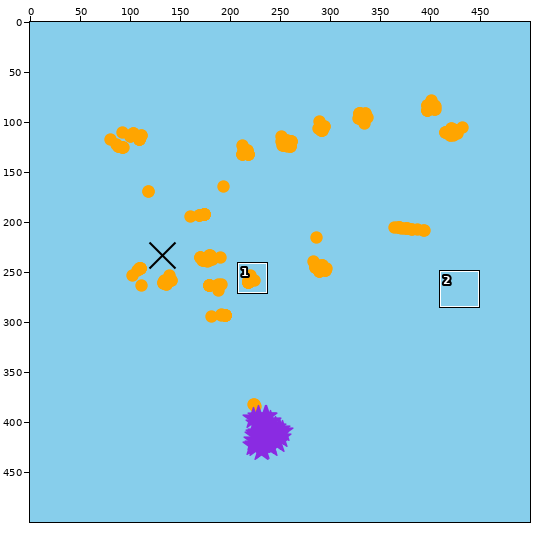
Sprite sheet: result_tsne.png. The first picture is a wide view before the edit; the outline marks the close-up.
Close-up. Before the edit:
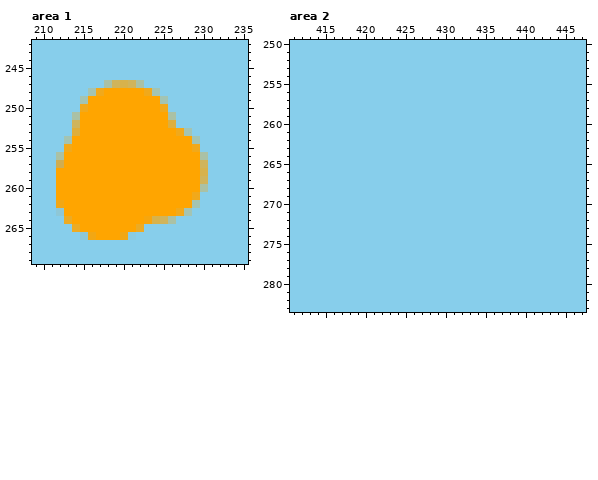
The file is 500x500 pixels. Colours within 5 levels of each other are drawn and written as one. Shown: area 1: x 209..235, y 242..269; area 2: x 411..447, y 250..283. The commit also changed other parts of the picture, which this record leaves out.
After:
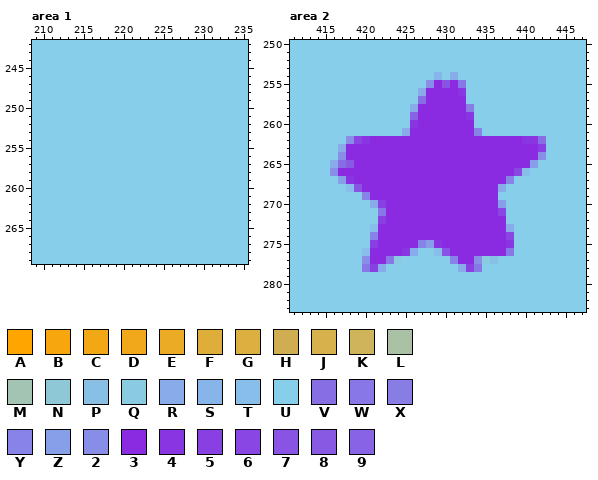
Palette (. is transparent): A #ffa500  B #f7a60d  C #f2a714  D #f1a91b  E #ecab24  F #dfae3a  G #ddaf40  H #d0ad51  J #d7b24c  K #d0b45b  L #aac1a5  M #a3c4b3  N #8ec7d6  P #87c0e4  Q #8acbe2  R #87ace9  S #87b5e9  T #87beea  U #87ceeb  V #886ee5  W #8877e6  X #877de5  Y #8883e6  Z #879ee8  2 #888de7  3 #8a2be2  4 #8935e2  5 #8940e3  6 #8946e3  7 #8954e4  8 #885ae4  9 #8863e4
The exact change:
Area 1:
y 247: x 218..222 LKJKL -> UUUUU
y 248: x 216..224 MDAAAAADM -> UUUUUUUUU
y 249: x 215..225 MAAAAAAAAAM -> UUUUUUUUUUU
y 250: x 215..225 DAAAAAAAAAD -> UUUUUUUUUUU
y 251: x 214..226 LAAAAAAAAAAAL -> UUUUUUUUUUUUU
y 252: x 214..226 KAAAAAAAAAAAG -> UUUUUUUUUUUUU
y 253: x 214..228 FAAAAAAAAAAAADM -> UUUUUUUUUUUUUUU
y 254: x 213..229 MAAAAAAAAAAAAAAAM -> UUUUUUUUUUUUUUUUU
y 255: x 213..229 DAAAAAAAAAAAAAAAD -> UUUUUUUUUUUUUUUUU
y 256: x 212..230 LAAAAAAAAAAAAAAAAAL -> UUUUUUUUUUUUUUUUUUU
y 257: x 212..230 HAAAAAAAAAAAAAAAAAK -> UUUUUUUUUUUUUUUUUUU
y 258: x 212..230 AAAAAAAAAAAAAAAAAAJ -> UUUUUUUUUUUUUUUUUUU
y 259: x 212..230 AAAAAAAAAAAAAAAAAAK -> UUUUUUUUUUUUUUUUUUU
y 260: x 212..230 AAAAAAAAAAAAAAAAAAL -> UUUUUUUUUUUUUUUUUUU
y 261: x 212..229 AAAAAAAAAAAAAAAAAD -> UUUUUUUUUUUUUUUUUU
y 262: x 212..229 CAAAAAAAAAAAAAAAAM -> UUUUUUUUUUUUUUUUUU
y 263: x 212..228 NAAAAAAAAAAAAAADM -> UUUUUUUUUUUUUUUUU
y 264: x 213..226 EAAAAAAAAABJKL -> UUUUUUUUUUUUUU
y 265: x 214..222 EAAAAAAAE -> UUUUUUUUU
y 266: x 215..221 NCAAACQ -> UUUUUUU
Area 2:
y 254: x 429 U -> S; x 431 U -> R
y 255: x 428..432 UUUUU -> 2373W
y 256: x 427..432 UUUUUU -> R33334
y 257: x 427..432 UUUUUU -> V33333
y 258: x 426..433 UUUUUUUU -> R333333X
y 259: x 426..433 UUUUUUUU -> 93333334
y 260: x 426..433 UUUUUUUU -> 43333333
y 261: x 425..434 UUUUUUUUUU -> R33333333Y
y 262: x 418..442 UUUUUUUUUUUUUUUUUUUUUUUUU -> 264333333333333333333344V
y 263: x 417..442 UUUUUUUUUUUUUUUUUUUUUUUUUU -> R3333333333333333333333335
y 264: x 417..442 UUUUUUUUUUUUUUUUUUUUUUUUUU -> 23333333333333333333333332
y 265: x 416..441 UUUUUUUUUUUUUUUUUUUUUUUUUU -> RV83333333333333333333333Z
y 266: x 416..440 UUUUUUUUUUUUUUUUUUUUUUUUU -> 233333333333333333333336T
y 267: x 417..438 UUUUUUUUUUUUUUUUUUUUUU -> Z43333333333333333333Y
y 268: x 418..437 UUUUUUUUUUUUUUUUUUUU -> T733333333333333333R
y 269: x 420..436 UUUUUUUUUUUUUUUUU -> Y3333333333333333
y 270: x 421..437 UUUUUUUUUUUUUUUUU -> R533333333333333Z
y 271: x 422..437 UUUUUUUUUUUUUUUU -> W333333333333336
y 272: x 422..437 UUUUUUUUUUUUUUUU -> 5333333333333333
y 273: x 421..438 UUUUUUUUUUUUUUUUUU -> T3333333333333333R
y 274: x 421..438 UUUUUUUUUUUUUUUUUU -> Y33333333333333336
y 275: x 421..438 UUUUUUUUUUUUUUUUUU -> 533333YZ4333333334
y 276: x 420..426 UUUUUUU -> T33334R; x 429..438 UUUUUUUUUU -> T73333333W
y 277: x 420..424 UUUUU -> 233WQ; x 431..436 UUUUUU -> Y332QP
y 278: x 420..422 UUU -> W5R; x 432..434 UUU -> R5W
Changed places in both close-ups, as pixel boxes (x1, y1, x2, y2):
changed: (56, 80, 208, 240)
changed: (330, 72, 546, 272)
